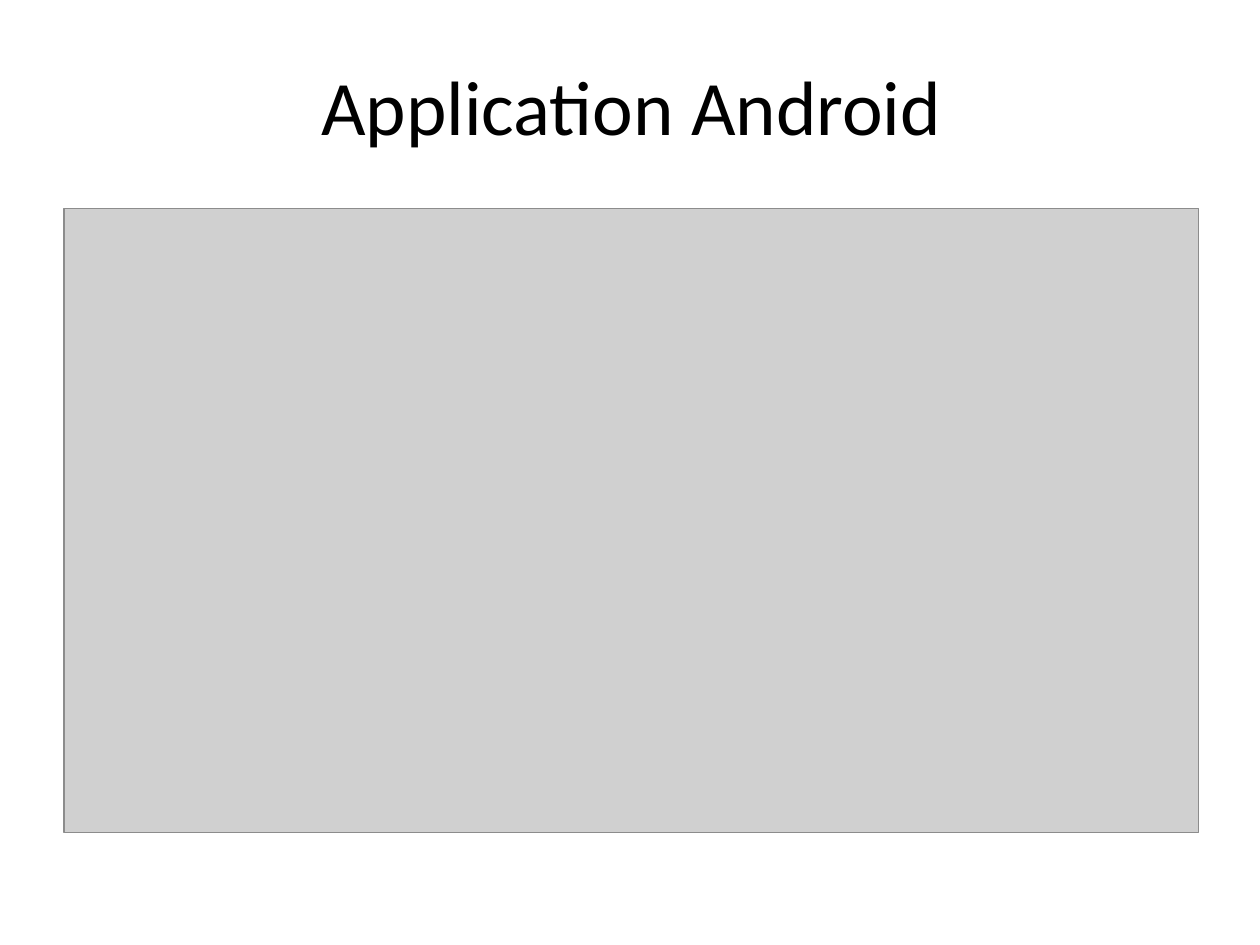
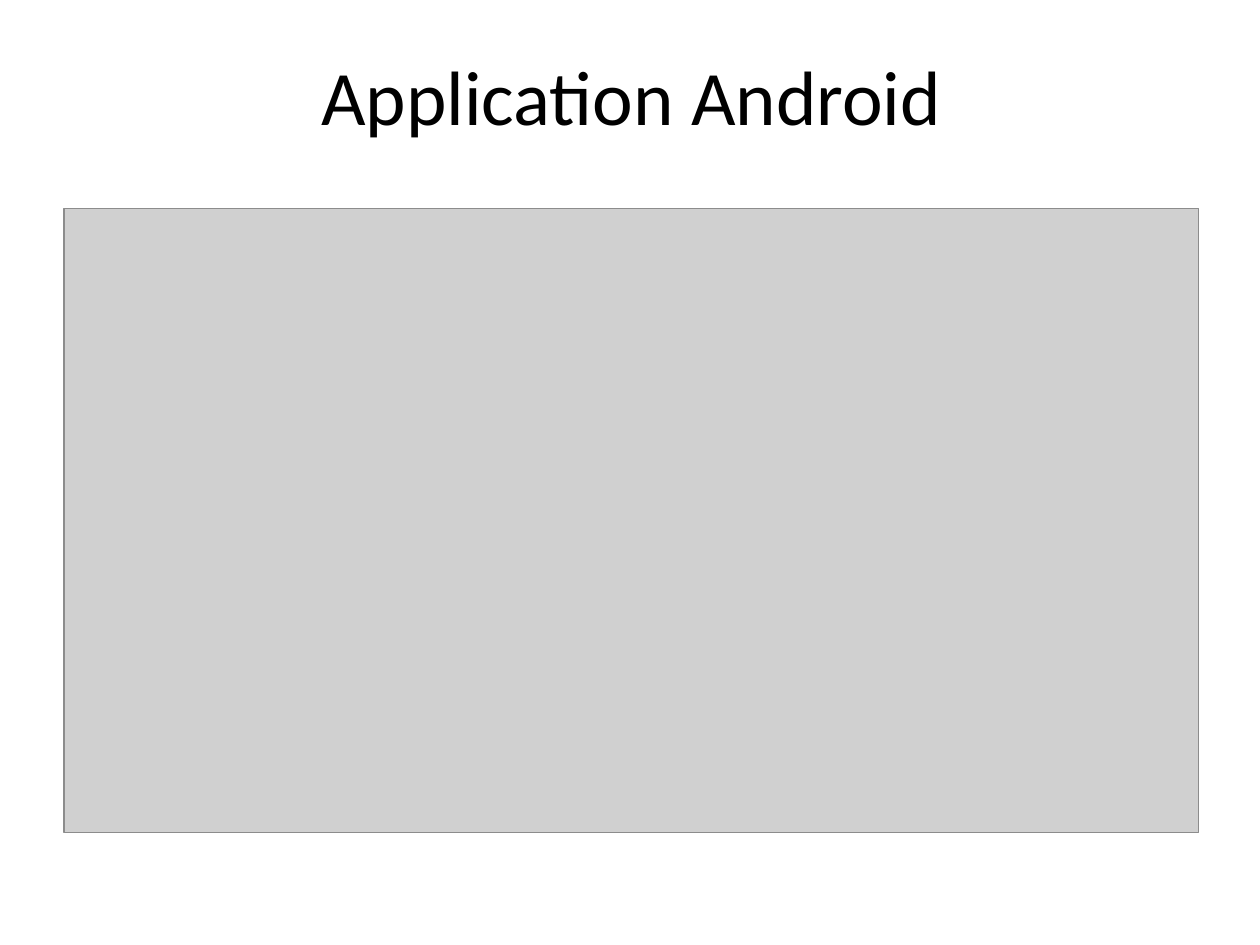
Before and after one commit to gestinronan/Projet-BMA, a slide deck: slide 6 of Documents/ppt-final.ppt. Drawn at 1260x945 pixels with LibreOffice and Linux fonts; fonts in the diff are those of the drawing; grey boxes stand for pictures; background and template pictures are left out. Boxes give left, top, right and bottom in pixels: in the first picture for what was removed or moved away, otherwise in the second. Text is boxed around its words. In the diff, an @@ line names an element or a change of style, - is before the commit and + after.

```diff
--- a/Documents/ppt-final.ppt
+++ b/Documents/ppt-final.ppt
@@ title "Application Android": place and size @@
-title "Application Android" at <box>321,81,941,148</box>
+title "Application Android" at <box>321,71,941,138</box>
```
Also in this commit, not shown: 1 other slide changed.
